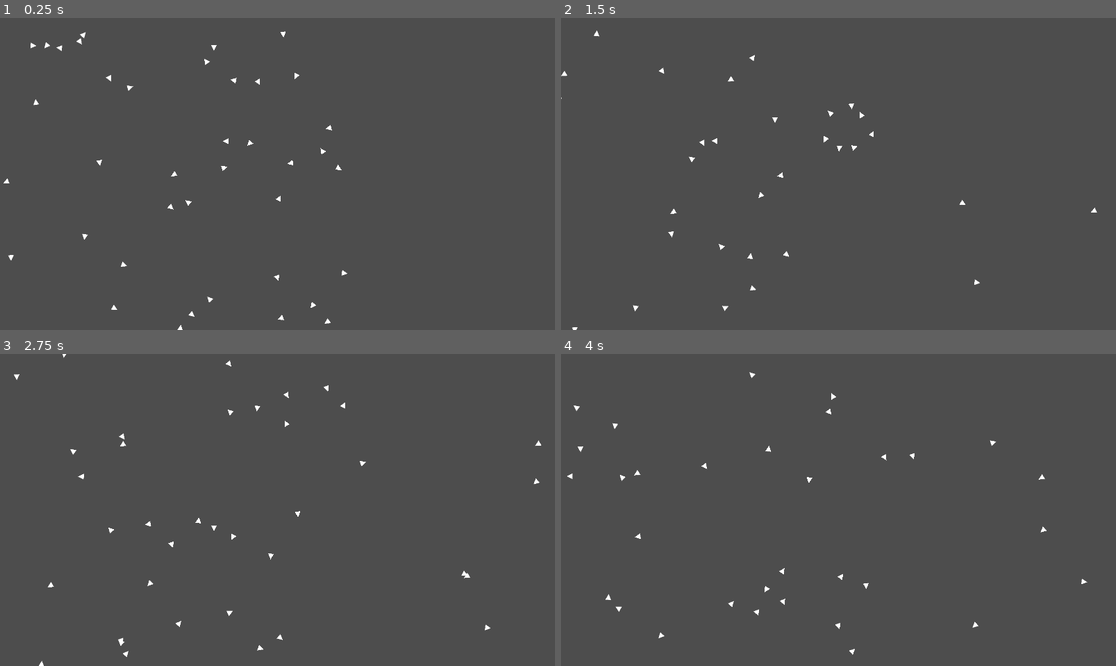
Above: before the commit, frames 1-4 (two rows, left to right).
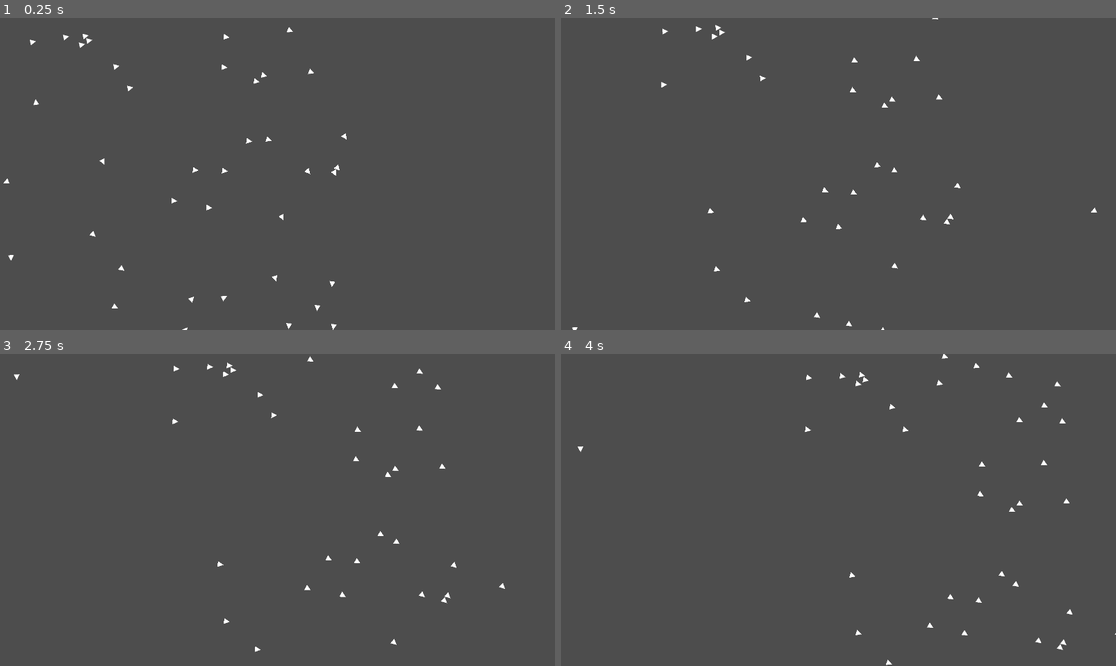
Above: after the commit, the same moments.

Repository: Sub1111/boids
Game: Godot game, scene res://2d/main_2d.tscn
Two runs of this game, one before a commit and one after it. Both use one fixed random seed, a clock stepped at 60 frames per second and the inputs below.
Inputs:
- Up to frame 1 (0.25 s): no input
- Up to frame 2 (1.5 s): no input
- Up to frame 3 (2.75 s): no input
- Up to frame 4 (4 s): no input

The runs differ from the first frame. In frame 1, 0.7% of the frame differs, in the area x 5-63%, y 2-100%; in frame 2, 0.6%; in frame 3, 0.7%; in frame 4, 0.7%, in the area x 1-100%, y 0-100%.

Commit message:
Adding alignment

Diff:
--- a/2d/fish_2d.gd
+++ b/2d/fish_2d.gd
@@ -3,9 +3,13 @@
 var detector: Area2D
 var flock_mates: Array[Node2D]
 
+var avoidance_strength = 1.0
+var alignment_strength = .5
+
 const max_speed := 10.0
 const min_speed := 0.0
 const max_steer_force := max_speed
+const forward_acceleration: float = max_speed / 1.5
 const avoidance_radius := 1.
 
 var velocity: Vector2
@@ -24,17 +28,21 @@
 	for fish_area in detector.get_overlapping_areas():
 		flock_mates.append(fish_area.get_parent())
 
-	acceleration += calculate_avoidance_force()
+	if flock_mates.size() > 0:
+		acceleration += calculate_avoidance_force()
+		acceleration += calculate_alignment_force()
 
 	velocity += acceleration
 	var speed: float = velocity.length()
 	var dir: Vector2 = velocity / speed
+	if speed < max_speed:
+		speed += forward_acceleration * delta
 	speed = clamp(speed, min_speed, max_speed)
 	velocity = dir * speed
 
+
 	rotation = atan2(velocity.y, velocity.x)
 	move(velocity, delta)
-
 
 
 func move(velocity: Vector2, delta: float):
@@ -52,4 +60,13 @@
 	avg_dir *= max_steer_force
 	avg_dir = avg_dir.normalized() * clamp(avg_dir.length(), 0., max_steer_force)
 
-	return avg_dir
+	return avg_dir * avoidance_strength
+
+func calculate_alignment_force():
+	var sum_of_angles: float = 0.
+
+	for fish in flock_mates:
+		sum_of_angles += fish.rotation
+	var avg_dir := Vector2(cos(sum_of_angles / flock_mates.size()), sin(sum_of_angles / flock_mates.size()))
+
+	return avg_dir * max_steer_force * alignment_strength
